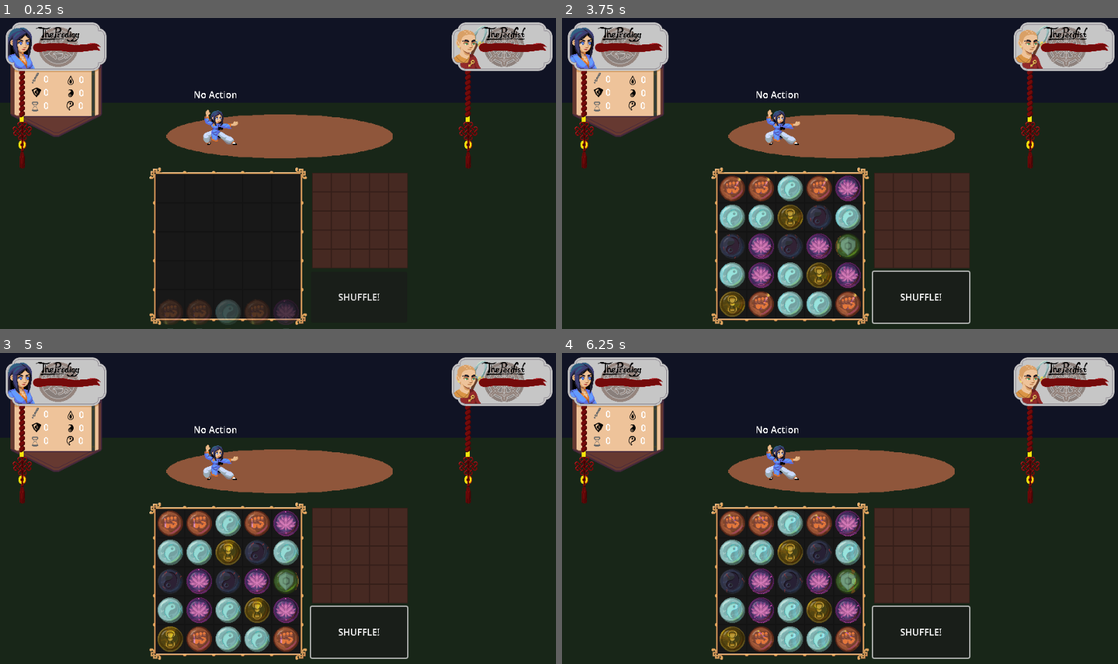
Above: before the commit, frames 1-4 (two rows, left to right).
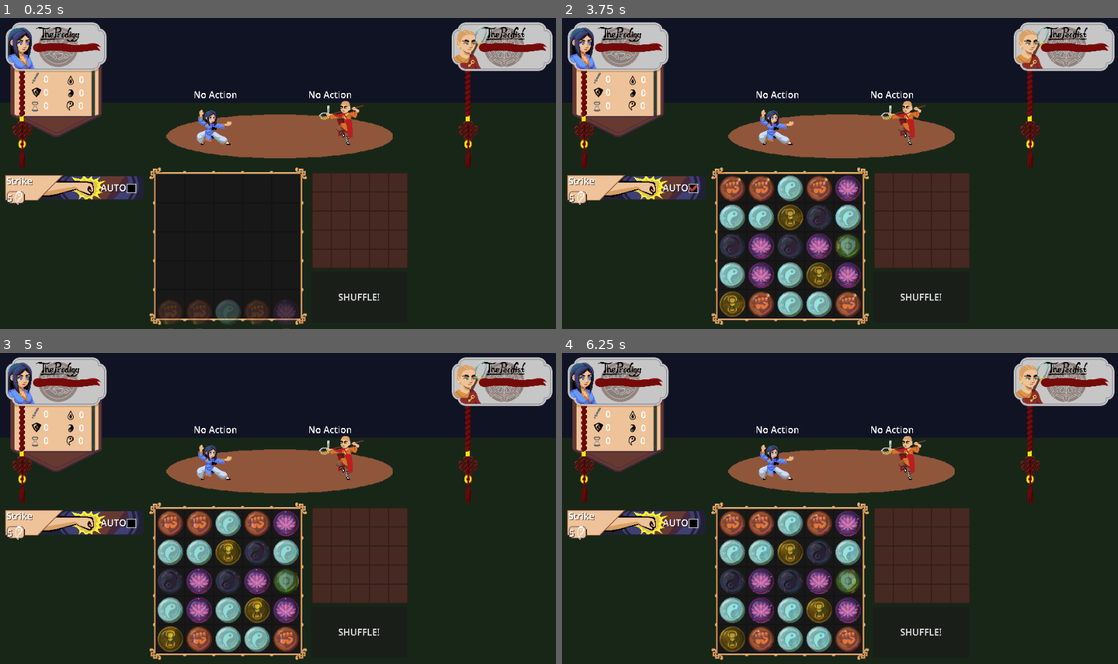
Above: after the commit, the same moments.

Repository: BoThompson/PMS
Game: Godot game, scene res://Scenes/Tests/test_battle.tscn
The game is run twice, just before and just after one commit, with the same random seed, the same clock (stepped at 60 frames per second) and the same inputs. This scene is started directly instead of the project's main scene. The engine's default icon, where the game draws it, is replaced by a stand-in: a white triangle on a blue panel in a dark square.
Inputs (mouse positions are in pixels of both pictures, inside the frame that each line leads up to):
- Up to frame 1 (0.25 s): no input
- Up to frame 2 (3.75 s): click (634, 189) at 0.5 s, where only the run after the commit has a clickable "AUTO"; click "SHUFFLE!" at 1.25 s; click (695, 189) at 2.02 s; click "SHUFFLE!" at 2.75 s; click (634, 189) at 3.5 s, where only the run after the commit has a clickable "AUTO"
- Up to frame 3 (5 s): click (133, 524) at 4.27 s
- Up to frame 4 (6.25 s): click "SHUFFLE!" at 5 s; click (634, 524) at 5.75 s, where only the run after the commit has a clickable "AUTO"

The runs differ from the first frame. In frame 1, 3.2% of the frame differs, in the area x 0-86%, y 16-61%; in frame 2, 3.5%; in frame 3, 3.5%, in the area x 0-86%, y 16-99%; in frame 4, 3.5%.
Error after the commit: Invalid call. Nonexistent function 'select_action' in base 'Node (GameManager.gd)'. (res://Scripts/ActionButton.gd:19)

Commit message:
Restructured to start supporting battle sprites, changed characters over to a correct JSON and began implementing action buttons.

Diff:
--- /dev/null
+++ b/Data/characters.json
@@ -0,0 +1,291 @@
+{
+	"": {
+		"character_select": {
+			"assets": {
+				"portrait_image": "default.png",
+				"seal_image": "default.png",
+				"sprite": "default.png",
+				"title_image": "default.png"
+			},
+			"background": "",
+			"element": "",
+			"quirks": [
+				""
+			],
+			"quote": "",
+			"requirement": "",
+			"style": ""
+		}
+	},
+	"beast": {
+		"character_select": {
+			"assets": {
+				"portrait_image": "default.png",
+				"seal_image": "default.png",
+				"sprite": "",
+				"title_image": "default.png"
+			},
+			"background": "",
+			"element": "",
+			"quirks": [
+				""
+			],
+			"quote": "*Aroooo?*",
+			"requirement": "",
+			"style": ""
+		}
+	},
+	"dragon": {
+		"character_select": {
+			"assets": {
+				"portrait_image": "default.png",
+				"seal_image": "default.png",
+				"sprite": "",
+				"title_image": "default.png"
+			},
+			"background": "",
+			"element": "",
+			"quirks": [
+				""
+			],
+			"quote": "You would deny me entry? Where water goes, so too shall I.",
+			"requirement": "",
+			"style": ""
+		}
+	},
+	"fallen": {
+		"character_select": {
+			"assets": {
+				"portrait_image": "default.png",
+				"seal_image": "default.png",
+				"sprite": "",
+				"title_image": "default.png"
+			},
+			"background": "",
+			"element": "",
+			"quirks": [
+				""
+			],
+			"quote": "\"This takes blood, sweat, and tears. They don't have to be mine.\"",
+			"requirement": "",
+			"style": ""
+		}
+	},
+	"farstrider": {
+		"character_select": {
+			"assets": {
+				"portrait_image": "default.png",
+				"seal_image": "default.png",
+				"sprite": "",
+				"title_image": "default.png"
+			},
+			"background": "",
+			"element": "",
+			"quirks": [
+				""
+			],
+			"quote": "\"You have no idea the long road I have walked to get this far.\"",
+			"requirement": "",
+			"style": ""
+		}
+	},
+	"firebird": {
+		"character_select": {
+			"assets": {
+				"portrait_image": "default.png",
+				"seal_image": "default.png",
+				"sprite": "",
+				"title_image": "default.png"
+			},
+			"background": "",
+			"element": "",
+			"quirks": [
+				""
+			],
+			"quote": "\"Burn away those who would oppose you.\"",
+			"requirement": "",
+			"style": ""
+		}
+	},
+	"inheritor": {
+		"character_select": {
+			"assets": {
+				"portrait_image": "inheritor.png",
+				"seal_image": "inheritor.png",
+				"sprite": "inheritor_idle.tscn",
+				"title_image": "inheritor.png"
+			},
+			"background": "A distant descendant of the creator of the Trials of Jade, the Inheritor is the son of a humble farmer. Imagine his surprise when his one precious inheritance, a brass medallion of a dragon's head, opened a portal to the Trials of Jade and sucked him in! With barely any cultivation training, how will he ever escape?",
+			"element": "None",
+			"quirks": [
+				"Chosen for Greatness"
+			],
+			"quote": "\"I don't even know how I got here...\"",
+			"requirement": "None",
+			"style": "Accidental Combat"
+		}
+	},
+	"mercenary": {
+		"character_select": {
+			"assets": {
+				"portrait_image": "default.png",
+				"seal_image": "default.png",
+				"sprite": "",
+				"title_image": "default.png"
+			},
+			"background": "",
+			"element": "",
+			"quirks": [
+				""
+			],
+			"quote": "\"If you can't sell it, I'm not interested.\"",
+			"requirement": "",
+			"style": ""
+		}
+	},
+	"novice": {
+		"character_select": {
+			"assets": {
+				"portrait_image": "default.png",
+				"seal_image": "default.png",
+				"sprite": "novice_idle.tcsn",
+				"title_image": "default.png"
+			},
+			"background": "",
+			"element": "Any",
+			"quirks": [
+				"Room to Grow"
+			],
+			"quote": "\"I may not be the best, but I'll do my best!\"",
+			"requirement": "Complete one trial with The Inheritor.",
+			"style": ""
+		}
+	},
+	"pacifist": {
+		"character_select": {
+			"assets": {
+				"portrait_image": "pacifist.png",
+				"seal_image": "pacifist.png",
+				"sprite": "pacifist.png",
+				"title_image": "pacifist.png"
+			},
+			"background": "Once this wandering monk of the Thousand Grain Temple was the favored heir to his Order until he allowed his pride to lead him to boastfulness. Now, he journeys as an exorcist freeing others of their violent impulses and searching for a treasure that will redeem him in his Abbot's eyes.",
+			"element": "Yin / Yang",
+			"quirks": [
+				""
+			],
+			"quote": "\"Violence is your prison, but mercy is the key.\"",
+			"requirement": "Acquire a Lotus Wheel artifact to unlock this character.",
+			"style": "Buddha's Gentle Palm"
+		}
+	},
+	"prodigy": {
+		"character_select": {
+			"assets": {
+				"portrait_image": "prodigy.png",
+				"seal_image": "prodigy.png",
+				"sprite": "prodigy.png",
+				"title_image": "prodigy.png"
+			},
+			"background": "The chosen disciple of a respected and ancient cultivator, the Cultivator has spent her whole life being tested and trained to be the best. Now, with the Trials of Jade opening for the first time in a thousand years, she has entered with the certainty that no other candidate can match her sheer potential.",
+			"element": "Any",
+			"quirks": [
+				"Unyielding",
+				""
+			],
+			"quote": "\"If you're a match for me now, I promise you won't be for long.\"",
+			"requirement": "Reach Jade Core stage to unlock this character.",
+			"style": "Adaptable Fists"
+		}
+	},
+	"reborn": {
+		"character_select": {
+			"assets": {
+				"portrait_image": "default.png",
+				"seal_image": "default.png",
+				"sprite": "",
+				"title_image": "default.png"
+			},
+			"background": "",
+			"element": "",
+			"quirks": [
+				""
+			],
+			"quote": "\"This place... it's so familiar.\"",
+			"requirement": "",
+			"style": ""
+		}
+	},
+	"scion": {
+		"character_select": {
+			"assets": {
+				"portrait_image": "default.png",
+				"seal_image": "default.png",
+				"sprite": "",
+				"title_image": "default.png"
+			},
+			"background": "",
+			"element": "",
+			"quirks": [
+				""
+			],
+			"quote": "\"Some people were simply born to succeed.\"",
+			"requirement": "",
+			"style": ""
+		}
+	},
+	"tiger": {
+		"character_select": {
+			"assets": {
+				"portrait_image": "default.png",
+				"seal_image": "default.png",
+				"sprite": "",
+				"title_image": "default.png"
+			},
+			"background": "",
+			"element": "",
+			"quirks": [
+				""
+			],
+			"quote": "Do not fear my roar, fear the jaws will that soon follow.",
+			"requirement": "",
+			"style": ""
+		}
+	},
+	"tortoise": {
+		"character_select": {
+			"assets": {
+				"portrait_image": "default.png",
+				"seal_image": "default.png",
+				"sprite": "",
+				"title_image": "default.png"
+			},
+			"background": "",
+			"element": "",
+			"quirks": [
+				""
+			],
+			"quote": "\"Crush that which may be opposed, weather that which may not.\"",
+			"requirement": "",
+			"style": ""
+		}
+	},
+	"unicorn": {
+		"character_select": {
+			"assets": {
+				"portrait_image": "default.png",
+				"seal_image": "default.png",
+				"sprite": "",
+				"title_image": "default.png"
+			},
+			"background": "",
+			"element": "",
+			"quirks": [
+				""
+			],
+			"quote": "Do not understimate the power of fortune and chance.",
+			"requirement": "",
+			"style": ""
+		}
+	}
+}
--- a/Data/characters.tres
+++ /dev/null
@@ -1,261 +0,0 @@
-[gd_resource type="JSON" format=3 uid="uid://cwgi44bxpw6w1"]
-
-[resource]
-data = {
-"": {
-"character_select": {
-"assets": {
-"portrait_image": "default.png",
-"seal_image": "default.png",
-"sprite": "",
-"title_image": "default.png"
-},
-"background": "",
-"element": "",
-"quirks": [""],
-"quote": "",
-"requirement": "",
-"style": ""
-}
-},
-"beast": {
-"character_select": {
-"assets": {
-"portrait_image": "default.png",
-"seal_image": "default.png",
-"sprite": "",
-"title_image": "default.png"
-},
-"background": "",
-"element": "",
-"quirks": [""],
-"quote": "*Aroooo?*",
-"requirement": "",
-"style": ""
-}
-},
-"dragon": {
-"character_select": {
-"assets": {
-"portrait_image": "default.png",
-"seal_image": "default.png",
-"sprite": "",
-"title_image": "default.png"
-},
-"background": "",
-"element": "",
-"quirks": [""],
-"quote": "You would deny me entry? Where water goes, so too shall I.",
-"requirement": "",
-"style": ""
-}
-},
-"fallen": {
-"character_select": {
-"assets": {
-"portrait_image": "default.png",
-"seal_image": "default.png",
-"sprite": "",
-"title_image": "default.png"
-},
-"background": "",
-"element": "",
-"quirks": [""],
-"quote": "\"This takes blood, sweat, and tears. They don't have to be mine.\"",
-"requirement": "",
-"style": ""
-}
-},
-"farstrider": {
-"character_select": {
-"assets": {
-"portrait_image": "default.png",
-"seal_image": "default.png",
-"sprite": "",
-"title_image": "default.png"
-},
-"background": "",
-"element": "",
-"quirks": [""],
-"quote": "\"You have no idea the long road I have walked to get this far.\"",
-"requirement": "",
-"style": ""
-}
-},
-"firebird": {
-"character_select": {
-"assets": {
-"portrait_image": "default.png",
-"seal_image": "default.png",
-"sprite": "",
-"title_image": "default.png"
-},
-"background": "",
-"element": "",
-"quirks": [""],
-"quote": "\"Burn away those who would oppose you.\"",
-"requirement": "",
-"style": ""
-}
-},
-"inheritor": {
-"character_select": {
-"assets": {
-"portrait_image": "inheritor.png",
-"seal_image": "inheritor.png",
-"sprite": "inheritor_idle.tscn",
-"title_image": "inheritor.png"
-},
-"background": "A distant descendant of the creator of the Trials of Jade, the Inheritor is the son of a humble farmer. Imagine his surprise when his one precious inheritance, a brass medallion of a dragon's head, opened a portal to the Trials of Jade and sucked him in! With barely any cultivation training, how will he ever escape?",
-"element": "None",
-"quirks": ["Chosen for Greatness"],
-"quote": "\"I don't even know how I got here...\"",
-"requirement": "None",
-"style": "Accidental Combat"
-}
-},
-"mercenary": {
-"character_select": {
-"assets": {
-"portrait_image": "default.png",
-"seal_image": "default.png",
-"sprite": "",
-"title_image": "default.png"
-},
-"background": "",
-"element": "",
-"quirks": [""],
-"quote": "\"If you can't sell it, I'm not interested.\"",
-"requirement": "",
-"style": ""
-}
-},
-"novice": {
-"character_select": {
-"assets": {
-"portrait_image": "default.png",
-"seal_image": "default.png",
-"sprite": "novice_idle.tcsn",
-"title_image": "default.png"
-},
-"background": "",
-"element": "Any",
-"quirks": ["Room to Grow"],
-"quote": "\"I may not be the best, but I'll do my best!\"",
-"requirement": "Complete one trial with The Inheritor.",
-"style": ""
-}
-},
-"pacifist": {
-"character_select": {
-"assets": {
-"portrait_image": "pacifist.png",
-"seal_image": "pacifist.png",
-"sprite": "pacifist.png",
-"title_image": "pacifist.png"
-},
-"background": "Once this wandering monk of the Thousand Grain Temple was the favored heir to his Order until he allowed his pride to lead him to boastfulness. Now, he journeys as an exorcist freeing others of their violent impulses and searching for a treasure that will redeem him in his Abbot's eyes.",
-"element": "Yin",
-"quirks": [""],
-"quote": "\"Violence is your prison, but mercy is the key.\"",
-"requirement": "Acquire a Lotus Wheel artifact to unlock this character.",
-"style": "Buddha's Gentle Palm"
-}
-},
-"prodigy": {
-"character_select": {
-"assets": {
-"portrait_image": "prodigy.png",
-"seal_image": "prodigy.png",
-"sprite": "prodigy.png",
-"title_image": "prodigy.png"
-},
-"background": "The chosen disciple of a respected and ancient cultivator, the Cultivator has spent her whole life being tested and trained to be the best. Now, with the Trials of Jade opening for the first time in a thousand years, she has entered with the certainty that no other candidate can match her sheer potential.",
-"element": "Any",
-"quirks": ["Unyielding", ""],
-"quote": "\"If you're a match for me now, I promise you won't be for long.\"",
-"requirement": "Reach Jade Core stage to unlock this character.",
-"style": "Adaptable Fists"
-}
-},
-"reborn": {
-"character_select": {
-"assets": {
-"portrait_image": "default.png",
-"seal_image": "default.png",
-"sprite": "",
-"title_image": "default.png"
-},
-"background": "",
-"element": "",
-"quirks": [""],
-"quote": "\"This place... it's so familiar.\"",
-"requirement": "",
-"style": ""
-}
-},
-"scion": {
-"character_select": {
-"assets": {
-"portrait_image": "default.png",
-"seal_image": "default.png",
-"sprite": "",
-"title_image": "default.png"
-},
-"background": "",
-"element": "",
-"quirks": [""],
-"quote": "\"Some people were simply born to succeed.\"",
-"requirement": "",
-"style": ""
-}
-},
-"tiger": {
-"character_select": {
-"assets": {
-"portrait_image": "default.png",
-"seal_image": "default.png",
-"sprite": "",
-"title_image": "default.png"
-},
-"background": "",
-"element": "",
-"quirks": [""],
-"quote": "Do not fear my roar, fear the jaws will that soon follow.",
-"requirement": "",
-"style": ""
-}
-},
-"tortoise": {
-"character_select": {
-"assets": {
-"portrait_image": "default.png",
-"seal_image": "default.png",
-"sprite": "",
-"title_image": "default.png"
-},
-"background": "",
-"element": "",
-"quirks": [""],
-"quote": "\"Crush that which may be opposed, weather that which may not.\"",
-"requirement": "",
-"style": ""
-}
-},
-"unicorn": {
-"character_select": {
-"assets": {
-"portrait_image": "default.png",
-"seal_image": "default.png",
-"sprite": "",
-"title_image": "default.png"
-},
-"background": "",
-"element": "",
-"quirks": [""],
-"quote": "Do not understimate the power of fortune and chance.",
-"requirement": "",
-"style": ""
-}
-}
-}
--- /dev/null
+++ b/Prefabs/Battle Sprites/default.tscn
@@ -0,0 +1,18 @@
+[gd_scene load_steps=4 format=3 uid="uid://b6j1pfu11r32m"]
+
+[ext_resource type="Script" path="res://Scripts/BattleSprite.gd" id="1_4jykv"]
+[ext_resource type="Texture2D" uid="uid://b8u07nese0f5n" path="res://Sprites/Battle Sprites/Pacifist.png" id="2_vdtte"]
+
+[sub_resource type="AnimationRootNode" id="AnimationRootNode_vladq"]
+
+[node name="BattleSprite" type="Node2D"]
+script = ExtResource("1_4jykv")
+
+[node name="Sprite2D" type="Sprite2D" parent="."]
+position = Vector2(17, -39)
+texture = ExtResource("2_vdtte")
+
+[node name="AnimationTree" type="AnimationTree" parent="."]
+tree_root = SubResource("AnimationRootNode_vladq")
+
+[node name="AnimationPlayer" type="AnimationPlayer" parent="."]
--- a/Prefabs/action_button.tscn
+++ b/Prefabs/action_button.tscn
@@ -1,4 +1,4 @@
-[gd_scene load_steps=6 format=3]
+[gd_scene load_steps=6 format=3 uid="uid://qr85d64a8xht"]
 
 [ext_resource type="Texture2D" uid="uid://d2dj4pv8p4ymb" path="res://icon.svg" id="1_5ie32"]
 [ext_resource type="Texture2D" uid="uid://cl24b1ix7185b" path="res://Sprites/Player Energy Field.png" id="2_8jqi4"]
--- a/Prefabs/basic_action_button.tscn
+++ b/Prefabs/basic_action_button.tscn
@@ -13,7 +13,7 @@
 shadow_color = Color(0, 0, 0, 0.560784)
 
 [sub_resource type="LabelSettings" id="LabelSettings_ulhfr"]
-font_size = 13
+shadow_color = Color(0, 0, 0, 0.45098)
 
 [node name="Basic Action Button" type="TextureButton"]
 self_modulate = Color(0.341176, 0.341176, 0.341176, 1)
--- a/Prefabs/character_hud.tscn
+++ b/Prefabs/character_hud.tscn
@@ -41,24 +41,20 @@
 bar_direction = 2
 
 [node name="Background" type="TextureRect" parent="Ready Bar"]
-offset_top = 1.0
 offset_right = 33.0
-offset_bottom = 173.0
+offset_bottom = 172.0
 texture = ExtResource("10_1fkc4")
 
 [node name="Fill" type="TextureRect" parent="Ready Bar"]
 material = SubResource("ShaderMaterial_mqnbc")
-offset_top = 1.0
 offset_right = 33.0
-offset_bottom = 173.0
+offset_bottom = 172.0
 texture = ExtResource("12_yjmnr")
 
 [node name="Alert" type="TextureRect" parent="Ready Bar"]
 visible = false
-offset_left = 3.0
-offset_top = 93.0
-offset_right = 30.0
-offset_bottom = 121.0
+offset_right = 27.0
+offset_bottom = 28.0
 texture = ExtResource("13_nvpat")
 
 [node name="Character Plate" type="TextureRect" parent="."]
--- a/Prefabs/combatant.tscn
+++ b/Prefabs/combatant.tscn
@@ -1,11 +1,11 @@
 [gd_scene load_steps=3 format=3 uid="uid://bciwo8oxgo48"]
 
-[ext_resource type="Texture2D" uid="uid://3ve0cgt82mya" path="res://Sprites/test_player.png" id="1_0eido"]
+[ext_resource type="Texture2D" uid="uid://cas3dv2cx21ow" path="res://Sprites/Battle Sprites/default.png" id="1_8eptv"]
 [ext_resource type="Script" path="res://Scripts/Combatant.gd" id="2_s11au"]
 
 [node name="Combatant" type="Sprite2D"]
 position = Vector2(381, 183)
-texture = ExtResource("1_0eido")
+texture = ExtResource("1_8eptv")
 script = ExtResource("2_s11au")
 
 [node name="Label" type="Label" parent="."]
--- /dev/null
+++ b/Prefabs/resource_cost_marker.tscn
@@ -0,0 +1,52 @@
+[gd_scene load_steps=4 format=3 uid="uid://bsmeb8q7mxr0o"]
+
+[ext_resource type="Texture2D" uid="uid://yhf0l01mwqxx" path="res://Sprites/UI/Actions/Action Cost.png" id="1_727kp"]
+[ext_resource type="Texture2D" uid="uid://dhmdujws05cn" path="res://Sprites/UI/Yang Cost Icon.png" id="2_b1j0c"]
+
+[sub_resource type="LabelSettings" id="LabelSettings_0yoi6"]
+line_spacing = -20.0
+shadow_size = 2
+shadow_color = Color(0, 0, 0, 0.560784)
+
+[node name="Resource Cost Marker" type="NinePatchRect"]
+offset_left = 3.0
+offset_top = 28.0
+offset_right = 34.0
+offset_bottom = 50.0
+texture = ExtResource("1_727kp")
+patch_margin_left = 22
+patch_margin_top = 13
+patch_margin_right = 4
+axis_stretch_horizontal = 1
+axis_stretch_vertical = 1
+
+[node name="Label" type="Label" parent="."]
+layout_direction = 3
+layout_mode = 2
+offset_left = 17.0
+offset_top = -2.0
+offset_right = 27.0
+offset_bottom = 21.0
+theme_override_font_sizes/font_size = 16
+text = "1"
+label_settings = SubResource("LabelSettings_0yoi6")
+horizontal_alignment = 1
+vertical_alignment = 1
+text_direction = 1
+
+[node name="Icon Shadow" type="TextureRect" parent="."]
+modulate = Color(0, 0, 0, 0.607843)
+layout_mode = 2
+offset_left = 16.0
+offset_top = 3.0
+offset_right = 28.0
+offset_bottom = 19.0
+texture = ExtResource("2_b1j0c")
+
+[node name="Icon" type="TextureRect" parent="."]
+layout_mode = 2
+offset_left = 15.0
+offset_top = 2.0
+offset_right = 27.0
+offset_bottom = 18.0
+texture = ExtResource("2_b1j0c")
--- a/Scenes/Tests/test_battle.tscn
+++ b/Scenes/Tests/test_battle.tscn
@@ -1,7 +1,8 @@
-[gd_scene load_steps=3 format=3 uid="uid://cfu371j838qav"]
+[gd_scene load_steps=4 format=3 uid="uid://cfu371j838qav"]
 
 [ext_resource type="PackedScene" uid="uid://23mn8sv8pdc6" path="res://Scenes/battle.tscn" id="1_40j58"]
 [ext_resource type="Script" path="res://Scripts/Test/test_battle.gd" id="1_hnqnr"]
+[ext_resource type="PackedScene" uid="uid://ban8ifinocwgg" path="res://Prefabs/basic_action_button.tscn" id="3_8hkli"]
 
 [node name="Test Battle" type="Node2D"]
 script = ExtResource("1_hnqnr")
@@ -9,3 +10,19 @@
 right_combatant = "pacifist"
 
 [node name="Battle Scene" parent="." instance=ExtResource("1_40j58")]
+
+[node name="Basic Action Button" parent="." instance=ExtResource("3_8hkli")]
+offset_left = 9.0
+offset_top = 274.0
+offset_right = 249.0
+offset_bottom = 322.0
+
+[node name="Label3" parent="Basic Action Button" index="3"]
+offset_left = 165.0
+offset_top = 9.0
+offset_bottom = 35.0
+
+[node name="Label2" parent="Basic Action Button" index="4"]
+text = "Strike"
+
+[editable path="Basic Action Button"]
--- a/Scripts/ActionButton.gd
+++ b/Scripts/ActionButton.gd
@@ -8,8 +8,8 @@
 # Called when the node enters the scene tree for the first time.
 func _ready():
 	#_on_resources_changed(GameManager.combatants[0].resources)
-	set_costs(GameManager.scene.actions[action].cost)
-	GameManager.connect("playerResourcesChanged", _on_resources_changed)
+	#set_costs(GameManager.scene.actions[action].cost)
+	#GameManager.connect("playerResourcesChanged", _on_resources_changed)
 	pass # Replace with function body.
 
 func _on_gui_input(event):
--- a/Scripts/BattleScene.gd
+++ b/Scripts/BattleScene.gd
@@ -70,6 +70,8 @@
 	var data = GameManager.characters_data[combatant_name]
 	var cs = CharStats.load(data)
 	combatant.setup(cs, is_player, on_left)
+	if !on_left:
+		combatant.position.x = 960 - combatant.position.x
 	register_combatant(combatant)
 	get_tree().root.add_child(combatant)
 
--- /dev/null
+++ b/Scripts/BattleSprite.gd
@@ -0,0 +1 @@
+extends Node2D
--- a/Scripts/Combatant.gd
+++ b/Scripts/Combatant.gd
@@ -22,11 +22,14 @@
 
 func setup(cs, player, left):
 	stats = cs
+	texture = load("res://Sprites/Battle Sprites/" + cs.data["character_select"]["assets"]["sprite"])
 	stats.player = player
 	if player:
 		id = 0
 	else:
 		id = 1
+	if !left:
+		flip_h = true
 	resources = []
 	resources.resize(11)
 	set_action_label("No Action")
--- a/Scripts/GameManager.gd
+++ b/Scripts/GameManager.gd
@@ -1,7 +1,7 @@
 extends Node
 
 
-const characters_data = preload("res://Data/characters.tres").data
+const characters_data = preload("res://Data/characters.json").data
 
 var battle = null
 
Not shown, changed: Addons/data_editor/data_editor.gd
Binary file added: Sprites/Battle Sprites/default.png
Not shown, added: Sprites/Battle Sprites/default.png.import
Binary file added: WIP/Fantasy Island.aseprite
Binary file added: WIP/Title.aseprite
Binary file changed: WIP/prodigy.aseprite
Not shown, added: Data/nppBackup/characters.json.2023-04-18_045812.bak
